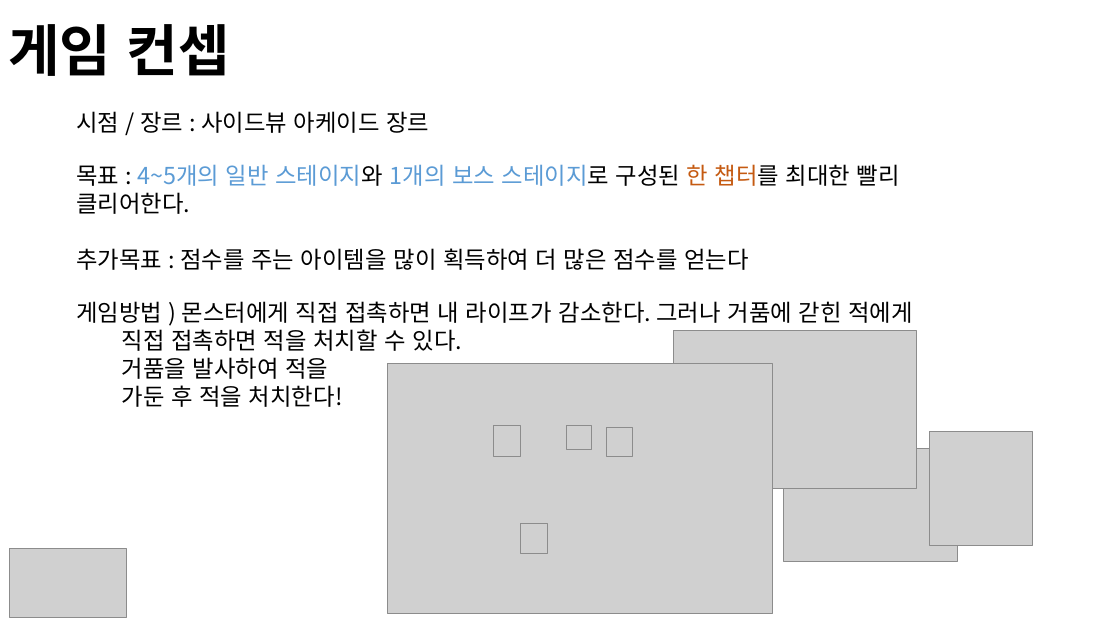
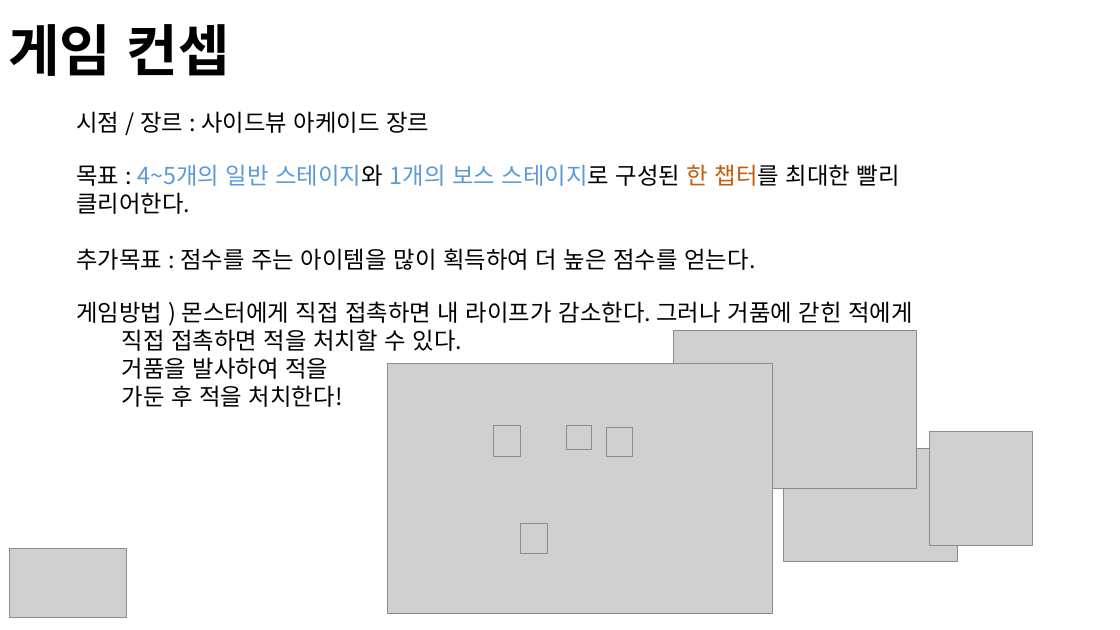
Before and after one commit to HaneulYun/2DGP, a slide deck: slide 2 of project/proposal/프레젠테이션2.pptx. Drawn at 1120x630 pixels with LibreOffice and Linux fonts; fonts in the diff are those of the drawing; grey boxes stand for pictures; background and template pictures are left out. Boxes give left, top, right and bottom in pixels: in the first picture for what was removed or moved away, otherwise in the second. Text is boxed around its words. In the diff, an @@ line names an element or a change of style, - is before the commit and + after.

Commit message:
ppt update
ppt update

```diff
--- a/project/proposal/프레젠테이션2.pptx
+++ b/project/proposal/프레젠테이션2.pptx
@@ text at [76,248,755,270]: text changed @@
-추가목표 : 점수를 주는 아이템을 많이 획득하여 더 많은 점수를 얻는다
+추가목표 : 점수를 주는 아이템을 많이 획득하여 더 높은 점수를 얻는다.
```
Also in this commit, not shown: 1 other slide changed, 2 slides added, 1 other file.
